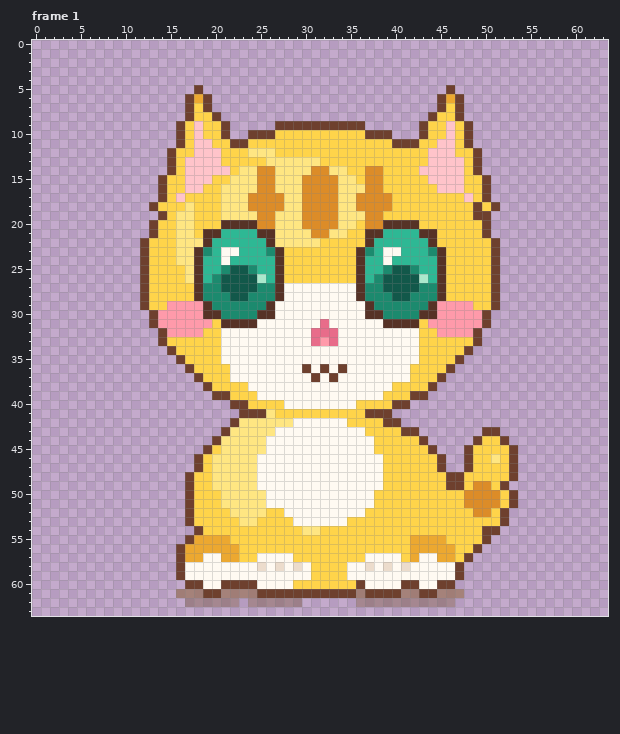
Pixel-art file -- assets/pixel/cat/walk_down.aseprite. This is how it looked before the edit.
64x64 pixels, 8 frames. Shown: frame 1. The commit also changed other frames, which this record leaves out.
After the commit:
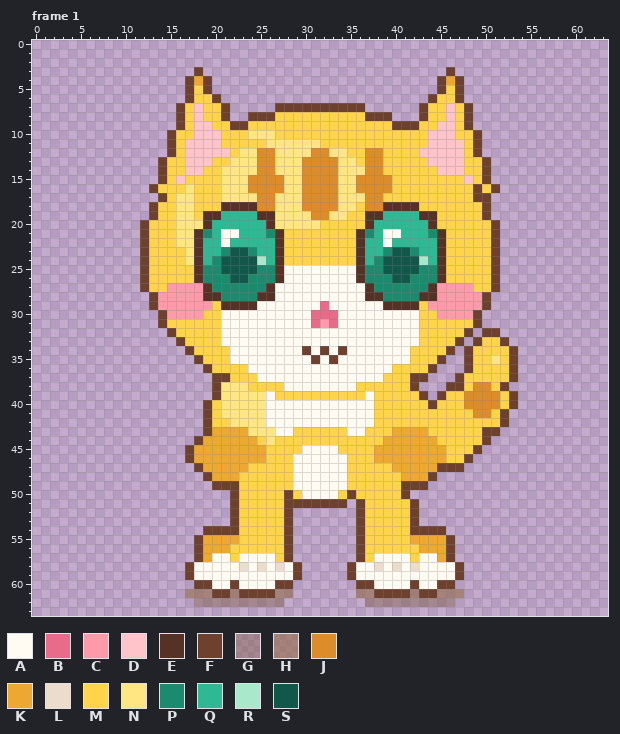
Palette (. is transparent): A #fffaf2  B #e86c8a  C #ff9aaa  D #ffc4ca  E #563226  F #6e402e  G #78563a69  H #946c4ea5  J #dc8c28  K #eca830  L #ecdccc  M #ffd44a  N #ffe682  P #1c8a6e  Q #2eb894  R #aae8cc  S #12584a
From old to new:
Changed rows in their new state; - is an unchanged pixel.
Frame 1, layer "pixel":
first column x 12:
 3 ------F---------------------------F-------
 4 -----FKF-------------------------FKF------
 5 -----FMF-------------------------FMF------
 6 ------MMF-----------------------FMM-------
 7 ----FMDMMF-----FFFFFFFFFF------FMMDMF-----
 8 ----FMD-MF--FFFMMMMMMMMMMFFF---FM-DMF-----
 9 -------D-MFFMMMMMMMMMMMMMMMMFFFM-D--------
10 ---FM--DDMMMNNN----------MMMMMMMDD--MF----
11 ---FMD--D-MM--NNNNNN--------MMM-D--DMF----
12 -----D---D-N-JJNNNNJJNN--JJ----D---D------
13 --FM----M-NNNJJ---JJJJNN-JJ----------MF---
14 --FM---MMNN-------J--J-NN------MM----MF---
15 ----DMMM-N--J--J--------J--J----MMMMD-----
16 -FM--NM-----J--J--------J--J-----MMM-FMF--
17 ----NN------N--N--------N--M--------MF----
18 ----N----EEEE--N--------M--EEEE------MF.--
19 -FM----EEQQQQEE---N--N-MMEEQQQQEE----M----
20 FM----NEQQQQQQE---NNMMMM-EQQQQQQE-----MF--
21 FM----EPQAA--QPEMMMMMMM-EPQAA--QPE----MF--
22 ------EQ-A----QEMMMM----EQ-A----QE--------
23 ----M--Q-PSSP-Q----------Q-PSSP-Q---------
24 ----M---PSSSSR------------PSSSSR----------
25 -----M-PPS--SPP-AAAAAAAA-PPS--SPP---------
26 -----M-P-P--PPP-AAAAAAAA-P-P--PPP---------
27 ---CCCCE-PPPP-EA--------AE-PPPP-ECCCC-----
28 .FCCCCCEE-PP-EEA--------AEE-PP-EECCCCCF.--
29 .FC----CMEEEEAA-----B----AAEEEEMC----CF.--
30 -.F----MMAAAAAA----BBB---AAAAAAMM----F.---
31 -.FMMMMM-AAAA------BCB-----AAAA-MMMMMF.---
32 --.FMMM------------AAA-----------MMMF.FF--
33 --..F--------------AAA-------------F.-MMF-
34 ---..F---M--------F-F-F-------M---F.-MMMMF
35 ----..F--M---------F-F--------M--F..FMMNMF
36 -----..F--MM------A-A-A-----MM--F..-FMMMMF
37 ------..FFMMM------A-A-----MMMFF..-FMMMMMF
38 -------.FNNNMMMM--------MMMM--F..-FFMJJMF-
39 ---------NNNNN-MMMMMMMMMM-M---M--FMMJJJJMF
40 -------FMNNNNNAA--------AA--MMMMFMMMJJJJMF
41 -------FMNNNNNAAAAAAAAAAAAMMMMMMMMMMMJJMF-
42 -------FMMN---AAA------AAA-MMMMMMMMMMMMMF-
43 -------FKKKK-----MMMMMM-----KKKKMMMMMM----
44 ------FKKKKKKMNMMMMMMMMMMM-KKKKKKMMMMMF..-
45 -----FKKKKKKKKMMMM----MMMMKKKKKKKKMMMF....
46 -----FKKKKKKKKMMM------MMMKKKKKKKKMM-.....
47 -------KKKKKMMMMM------MMMM-KKKKK-FF......
48 -----..FKKKMMMMMM------MMMM--KKKF.........
49 -----...FFFMMMMMM------MMMM--FFF.........-
50 -----.....FMMMMMFM----MFMM---F............
51 -----.....FMMMMMFFFFFFF.FM----F...........
52 -----.....FMMM--F.......F-----F..........-
53 -----.....FMM---F.......F-----F..........-
54 ------.FFFF-----F.......F-----FFFF......--
55 -----.F---K-----F.......F---------F....---
56 ----..F---M-----F.......F-----M---F...----
57 ----..FK-AMAA--MF.......FM---AM---F..-----
58 ----.F-----L-----F.....F-ALALAL-----------
59 ----.F-----------F.....F------------------
60 -----.-F-A-AA--FF.......-F---A------------
61 ----.--H-F-FF--HH.......-H---F------------
62 -----.-----G----..------.-----------------
Pixel boxes of the changes (left, top, right, bottom) in both pictures:
changed: (140, 67, 518, 607)
